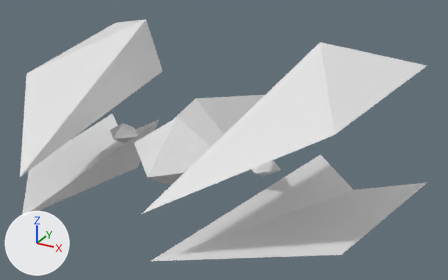
The Blender file obj/player_ship_02.blend: old version first, new version second.
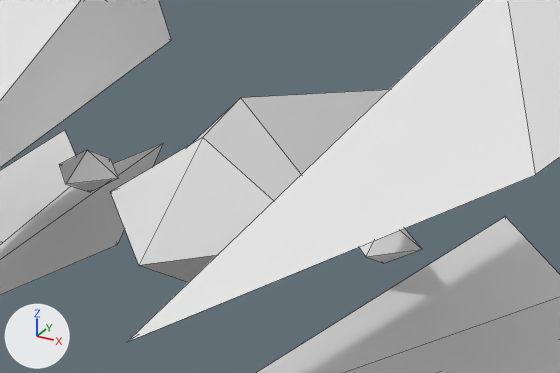
Each version appears first whole from a 50 mm lens placed at (3.44, -5.27, 2.92), pointed at (0.3, 0.44, 0.07), and next in a close-up on the part from 18% to 77% of the width and 19% to 82% of the height. The axes (+X, +Y, +Z) are drawn at lower left. The lights are the same throughout. The close-ups show mesh edges as thin lines.
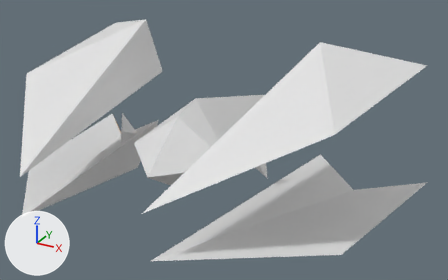
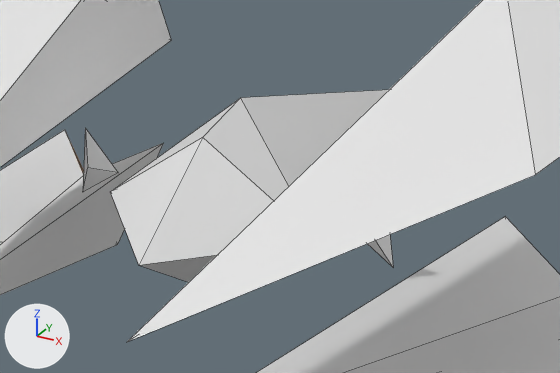
Edits to the scene script, one JSON object a line:
```json
{"op": "add", "block": "mat_thruster_002", "code": ["mat_thruster_002 = principled_material('Thruster.002')", "mat_thruster_002.base_color = (0.799, 0.314, 0.00561)  # orange #e79811"]}
{"block": "me_cube_003", "where": "# used by ob_cube_003; location = (0.0, 0.0, 0.0); rotation_euler = (1.571, 0.0, 0.0), in degrees (90, 0, 0)"}
{"op": "remove", "block": "me_cube_003", "code": "me_cube_003.from_pydata(...)  # 45 vertices, 54 faces; spans x -2.38..2.38, y -0.97..1.17, z -2.27..1.68"}
{"op": "add", "block": "me_cube_003", "code": "me_cube_003.from_pydata(...)  # 39 vertices, 46 faces; spans x -2.38..2.38, y -0.97..1.17, z -2.27..1.68"}
{"block": "me_cube_003", "change": "me_cube_003 part 1: the loose piece of 6 vertices spanning x 0.72..1.13, y -0.13..0.13, z -0.38..0.04 is deleted"}
{"block": "me_cube_003", "change": "me_cube_003 part 2: the loose piece of 6 vertices spanning x -1.13..-0.72, y -0.13..0.13, z -0.38..0.04 is deleted"}
{"block": "me_cube_003", "change": "me_cube_003 part 3"}
{"block": "me_cube_003", "change": "2 vertices are removed from x -0.55..0.55, y 0.0, z -0.32"}
{"block": "me_cube_003", "change": "6 faces are deleted"}
{"block": "me_cube_003", "change": "8 vertices are added at x -0.98..0.98, y -0.14..0.26, z -0.17..-0.11"}
{"block": "me_cube_003", "change": "14 new faces join them, mat_material_001 (white #e7e7e7)"}
{"op": "add", "block": "me_cube_003", "code": "me_cube_003.materials.append(mat_thruster_002)  # orange #e79811"}
```

Boxes [x1, y1, x2, y2] around the edits, measured in the close-ups (560 x 373 px):
```json
{"part": 1, "of": "me_cube_003", "change": "deleted", "before": [359, 229, 422, 263]}
{"part": 2, "of": "me_cube_003", "change": "deleted", "before": [59, 150, 118, 192]}
{"part": 3, "of": "me_cube_003", "change": "built on", "before": [191, 90, 388, 201], "after": [83, 90, 393, 267]}
```
